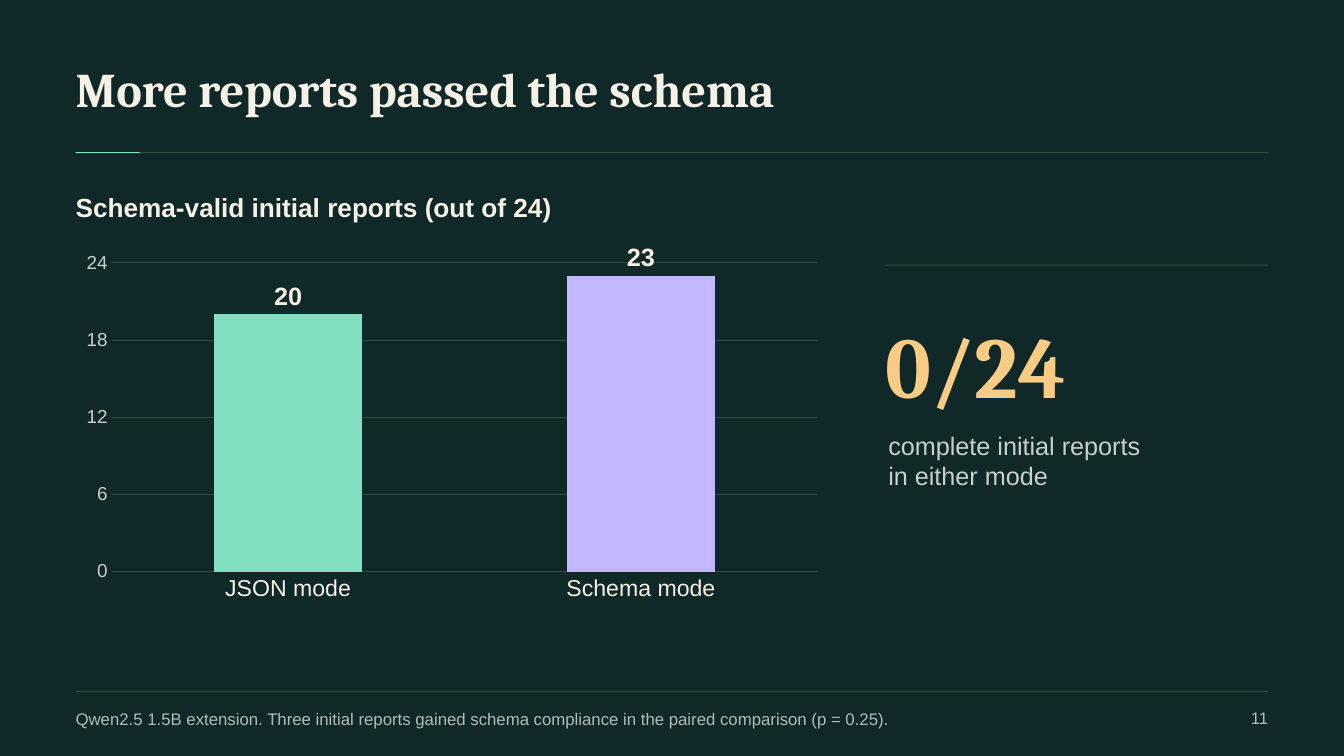
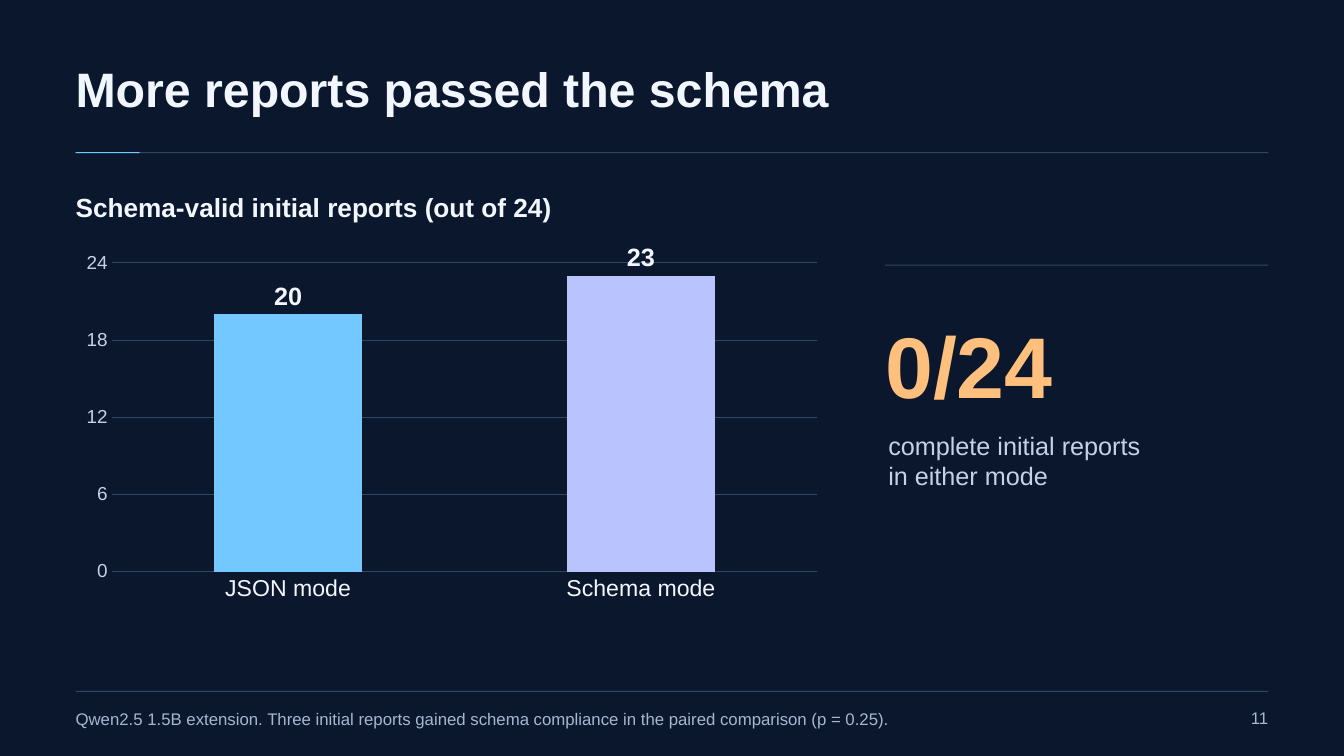
Before and after one commit to naazzarov/trustverify-ai-analysis, a slide deck: slide 11 of presentation/TrustVerify-Dark-Defense.pptx. Drawn at 1344x756 pixels with LibreOffice and Linux fonts; fonts in the diff are those of the drawing. Boxes give left, top, right and bottom in pixels: in the first picture for what was removed or moved away, otherwise in the second. Text is boxed around its words. In the diff, an @@ line names an element or a change of style, - is before the commit and + after.

```diff
--- a/presentation/TrustVerify-Dark-Defense.pptx
+++ b/presentation/TrustVerify-Dark-Defense.pptx
@@ background #102827 to #0B172D @@
@@ text "More reports passed the schema" at <box>76,72,829,116</box>: font Cambria to Arial, text colour #F5F1E7 to #F2F6FF @@
@@ rectangle at <box>76,152,140,153</box>: fill #81DFC0 to #72C8FF @@
@@ text "Schema-valid initial reports (out of ..." at <box>76,198,551,223</box>: text colour #F5F1E7 to #F2F6FF @@
@@ column chart at <box>72,244,833,609</box> @@
@@ colour of Series 1 #81DFC0 to #72C8FF @@
@@ data labels of Series 1 changed @@
@@ colours of single points changed @@
@@ category axis changed @@
@@ value axis changed @@
@@ background changed @@
@@ fill #354944 to #304663 in 3 elements at <box>76,152,1268,153</box>, <box>76,691,1268,692</box>, <box>885,264,1268,265</box> @@
@@ text "0/24" at <box>885,335,1052,400</box>: font Cambria to Arial, text colour #F9CC85 to #FFBF7D @@
@@ text "complete initial reports" at <box>888,436,1140,486</box>: text colour #C6D0CC to #C4D1E6 @@
@@ text "Qwen2.5 1.5B extension. Three initial ..." at <box>76,713,888,729</box>: text colour #AEBDB9 to #A6B7D2 @@
@@ text "11" at <box>1251,712,1268,724</box>: text colour #AEBDB9 to #A6B7D2 @@
```
Also in this commit, not shown: 21 other slides changed, 7 other files.
